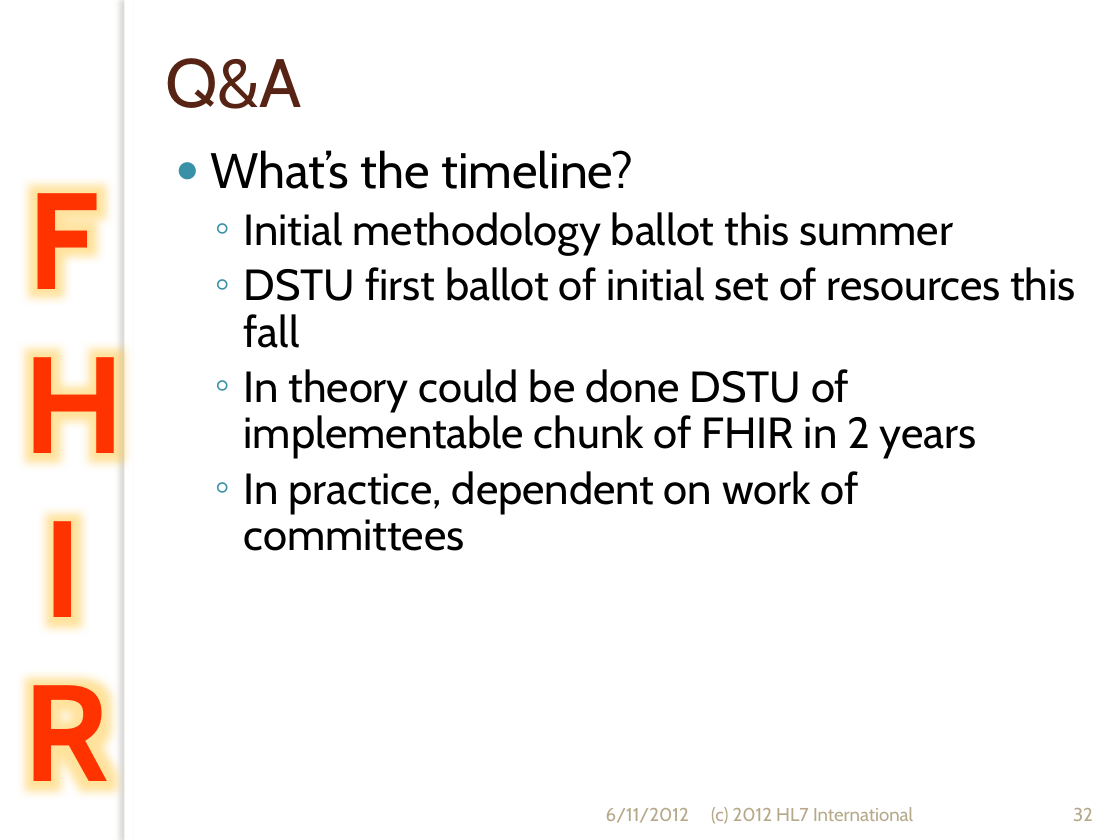
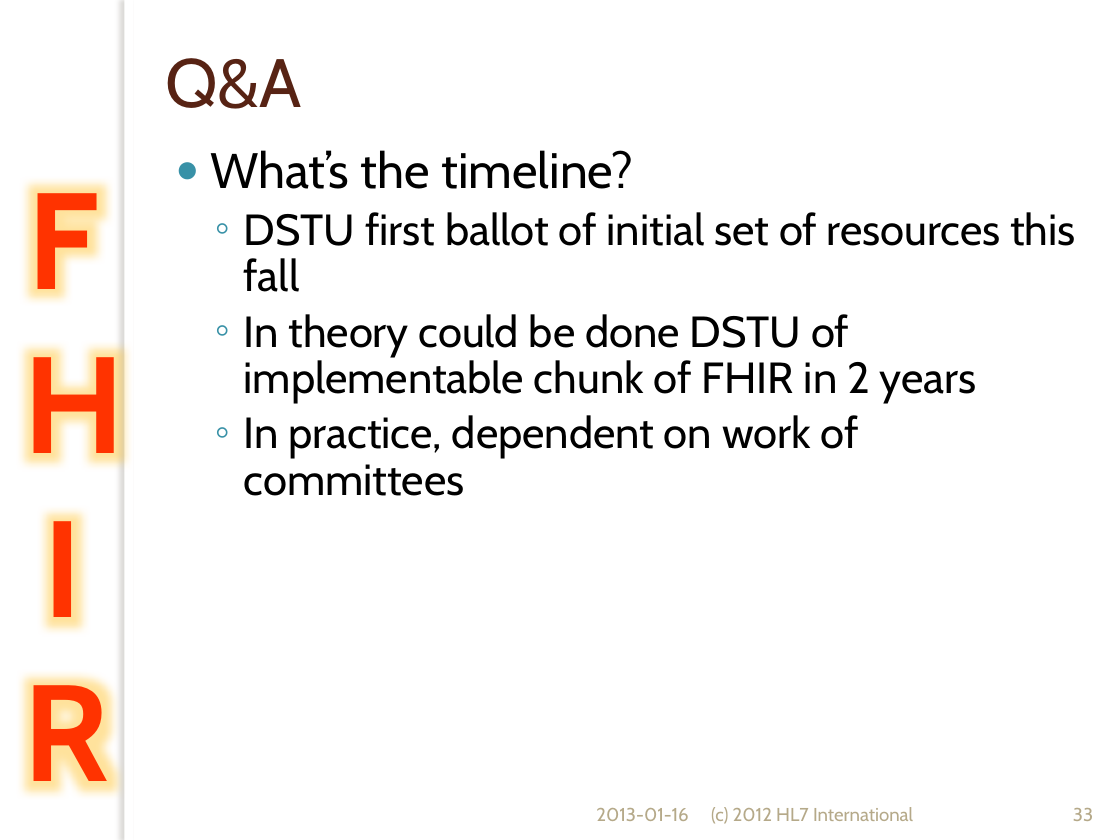
Before and after one commit to vista-novo/fhir, a slide deck: slide 33 of presentations/Short Introduction to FHIR.pptx (slide 32 before the commit). Drawn at 1120x840 pixels with LibreOffice and Linux fonts; fonts in the diff are those of the drawing; background and template pictures are left out. Boxes give left, top, right and bottom in pixels: in the first picture for what was removed or moved away, otherwise in the second. Text is boxed around its words. In the diff, an @@ line names an element or a change of style, - is before the commit and + after.

```diff
--- a/presentations/Short Introduction to FHIR.pptx
+++ b/presentations/Short Introduction to FHIR.pptx
@@ text at [244,212,953,255]: paragraph removed @@
-  ◦ Initial methodology ballot this summer
@@ text at [596,808,689,821]: text changed @@
-6/11/2012
+2013-01-16
@@ page number at [1073,808,1093,821]: text changed @@
-32
+33
```
Also in this commit, not shown: 31 other slides changed, 1 slide added.
